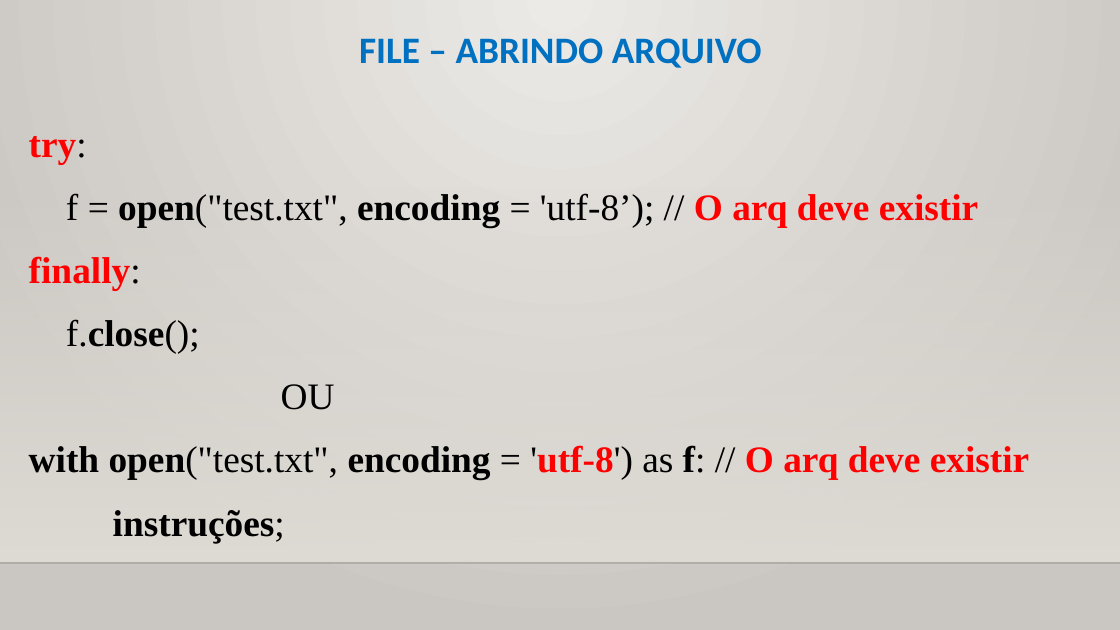
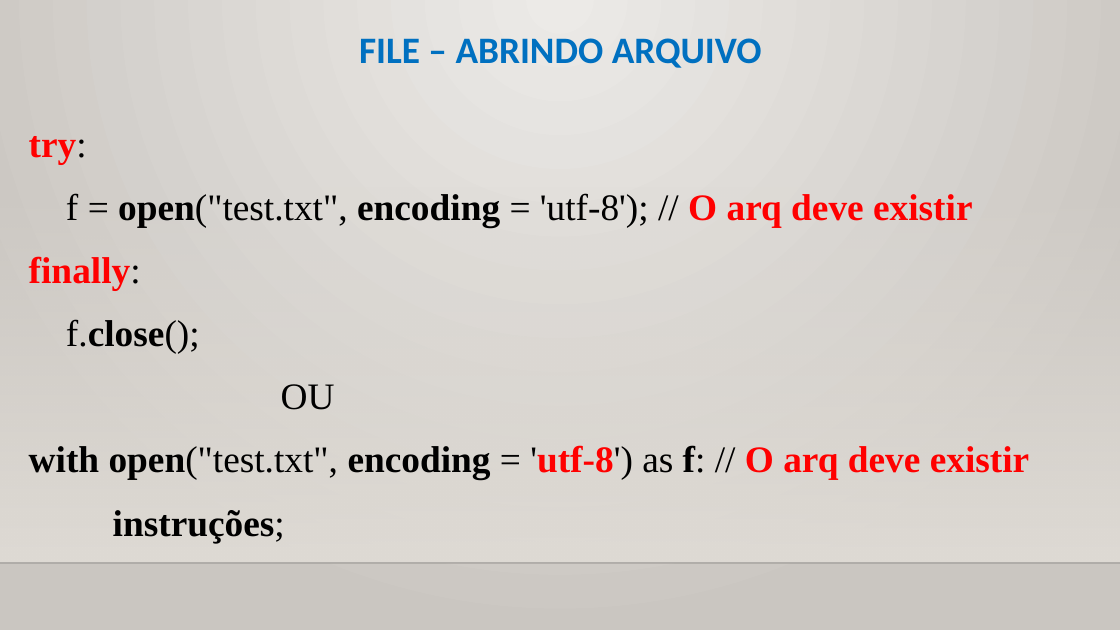
Before and after one commit to CloudEducationBrazil/WydenUniRuyPythonRAD, a slide deck: slide 20 of 01 Classes/Aula 10 RAD Python - Arquivos e JSON.pptx. Drawn at 1120x630 pixels with LibreOffice and Linux fonts; fonts in the diff are those of the drawing; background and template pictures are left out. Boxes give left, top, right and bottom in pixels: in the first picture for what was removed or moved away, otherwise in the second. Text is boxed around its words. In the diff, an @@ line names an element or a change of style, - is before the commit and + after.

```diff
--- a/01 Classes/Aula 10 RAD Python - Arquivos e JSON.pptx
+++ b/01 Classes/Aula 10 RAD Python - Arquivos e JSON.pptx
@@ text at bbox=[66, 193, 972, 227]: text changed @@
-f = open("test.txt", encoding = 'utf-8’); // O arq deve existir
+f = open("test.txt", encoding = 'utf-8'); // O arq deve existir
```
Also in this commit, not shown: 2 other slides changed, 22 other files.
